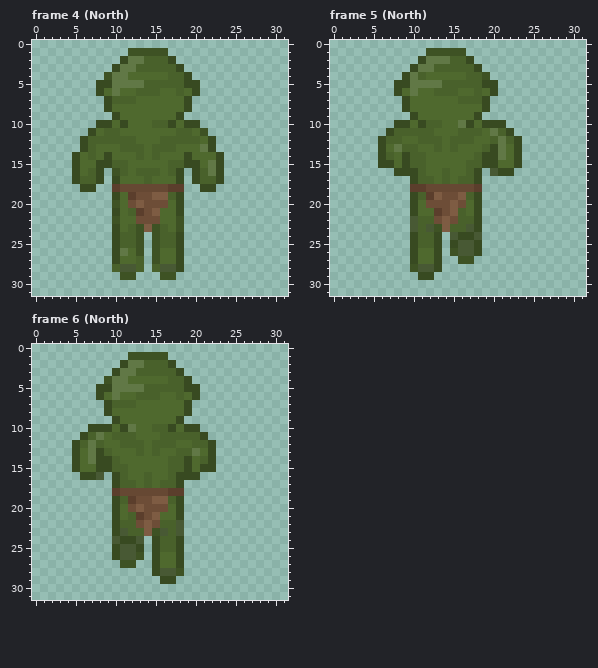
Pixel-art file, stored at res/aseprites/entities/orc/orc.aseprite. The picture above was drawn from the file before the commit.
32x32 pixels, 12 frames. Shown: frame 4 (North), frame 5 (North), frame 6 (North). The old version is drawn lined up with the new one. The commit also changed other frames, which this record leaves out.
New version:
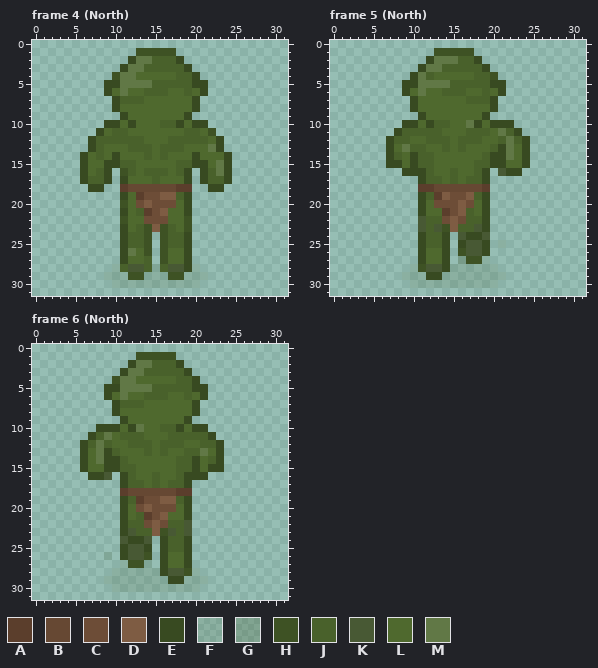
Palette (. is transparent): A #5b3e2c  B #664833  C #6d4d37  D #7e5c43  E #384a21  F #3e522421  G #3e52243e  H #3e5224  J #49612b  K #485934  L #4f692e  M #617846
Changes in this commit:
whole drawing moved by -1,+0 (the old picture is shown already moved)
Changed rows in their new state; - is an unchanged pixel.
Frame 4 (North):
first column x 5:
 1 -------.----H-------
 2 ------.E-M--JE------
 3 -----.E-M----JE-----
 4 ----.H-M----L-JE----
 5 ---.-E---M----J-E---
 6 ---.ELM-L--J-LJLE---
 7 ----.E--J-----LE----
 8 ----.E--------LE----
 9 -----.E------LE-----
10 ---.-ELE--L-JEL-E---
11 --.EL-J------L-JLH--
12 -.E-----J--L----JLE-
13 -.EJ--L--JL--J--LME-
14 .ELJLE--LJLJ--LE--LE
15 .E-L-E-J----L-J-ELME
16 .ELJE.HJL--JLJE.EJME
17 .E-JE.E--LJ--LE.E-JE
18 -.-E-.A-----B-A-.-E-
19 -----.ELA-C-DJE-----
20 -----.HLCD--CLE-----
21 -----.ELJACD-LE-----
22 -----.H-L--C-LH-----
23 -----.ELJHDHJLH-----
24 -----.E-JH.H-JE-----
25 -----.E-JH.H-JE-----
26 -----.EMLH.H-LE-----
27 -----.E-LJ.H-LE-----
28 -----FJ-KJFJ-KEF----
29 ----FFF-HFFF-HFFF---
30 -----FFFFFFFFFFF----
Frame 5 (North):
first column x 6:
 1 ------.----H-------
 2 -----.E--M-JE------
 3 ----.E-M----JE-----
 4 ---.EMJ----L-JH----
 5 --.-E---M----J-E---
 6 --.ELM-L--J-LJLE---
 7 ---.E-----L--JE----
 8 ---.E--------LE----
 9 ----.E------LE-----
10 --.-ELE-J-LMEL--E--
11 -.E----J--L--JLMJE-
12 .E-J-L--JL--J-LJMJE
13 .ELM-J-LJLJ--LJEMLE
14 .EJLE-J-----LJ-EMLE
15 .-ELE-J----L-J-E-LE
16 --.--EJ-LJ-LJE.K-E-
17 ----.E-JLJL-JE-----
18 ----.-A-----BA-----
19 ----.EJAD-CDJE-----
20 ----.EL--CDCLE-----
21 ----.E-LACDJLE-----
22 ----.K-JCDC-JE-----
23 ----.KJKHD-JKE-----
24 ----.E-JE.K-EK-----
25 ----.E-JE.E-KE-F---
26 ----.E-LE.H-KE-----
27 ----.E-LE-G-HF-----
28 ----FH-KEFFFFFF----
29 ---FFF-EFFFFFFFF---
30 ----FFFFFFFFFFF----
Frame 6 (North):
first column x 5:
 1 -------.----H------
 2 ------.E-M--JE-----
 3 -----.E-M----JE----
 4 ----.H-M----L-JE---
 5 ---.-E---M----J-E--
 6 ---.ELM-L--J-LJLE--
 7 ----.E--J-----LE---
 8 ----.E--------LE---
 9 -----.E------LE----
10 --.--ELEM-L-JEL-E--
11 -.EJML--J--L----JE-
12 .EJMJ-L--JL--J-L-JE
13 .ELMEJ--LJLJ-L-JMLE
14 .ELM-EJ-----L-JELJE
15 .E-L-E-J----L-JEL-E
16 -.-EK.EJ-LJ-LJ--E--
17 -----.E-JLJL-JE----
18 -----.A-----B-A----
19 -----.EJA-C-DJE----
20 -----.ELCD--CLE----
21 -----.ELJACD-LE----
22 -----.E-JCDC-JK----
23 -----.EK-JDHKJK----
24 -----.K-EK.E-JE----
25 -----.E-KE.E-JE----
26 ----F.E-KH.E-LE----
27 ------F-HF.E-LE----
28 -----FFFFFFE-KHF---
29 ----FFFFFFFF-EFFF--
30 -----FFFFFFFFFFF---
